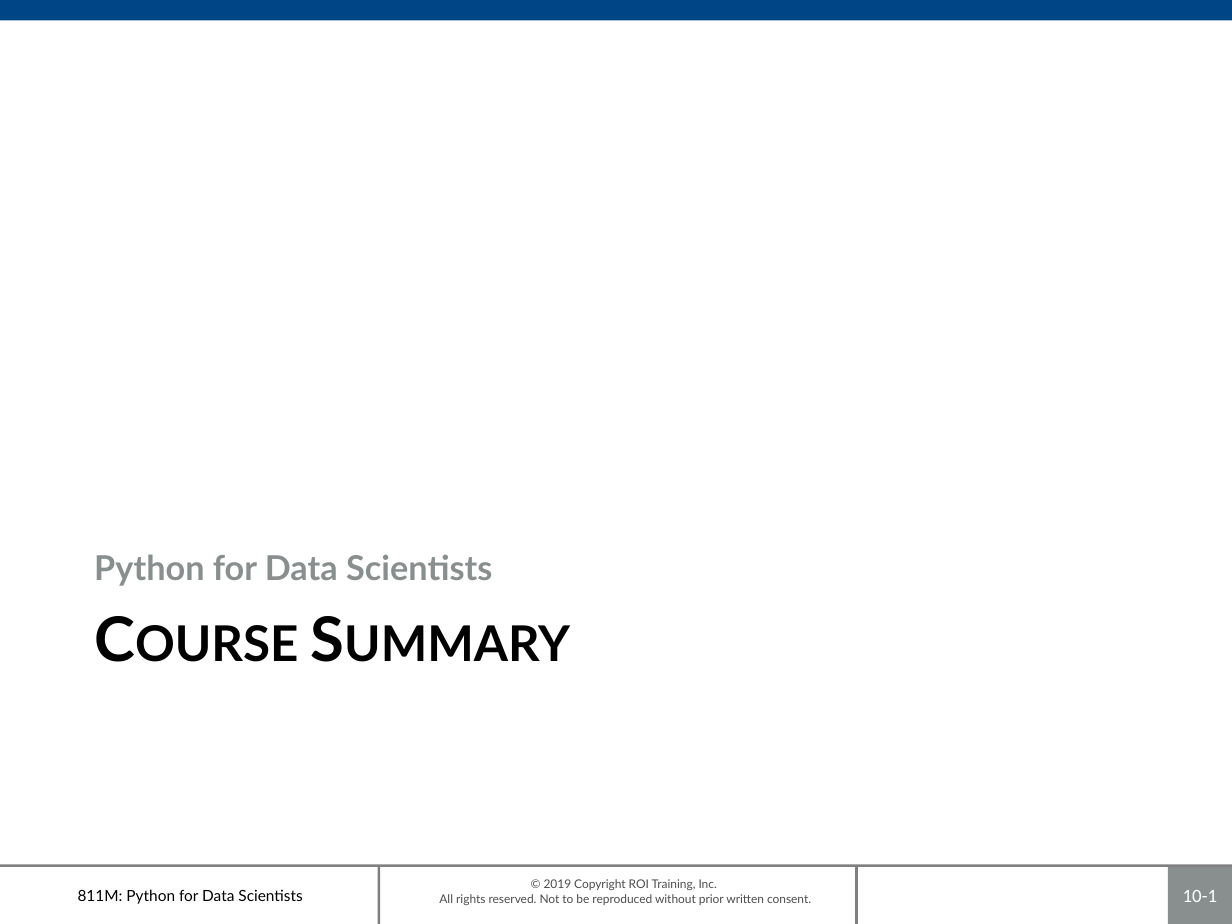
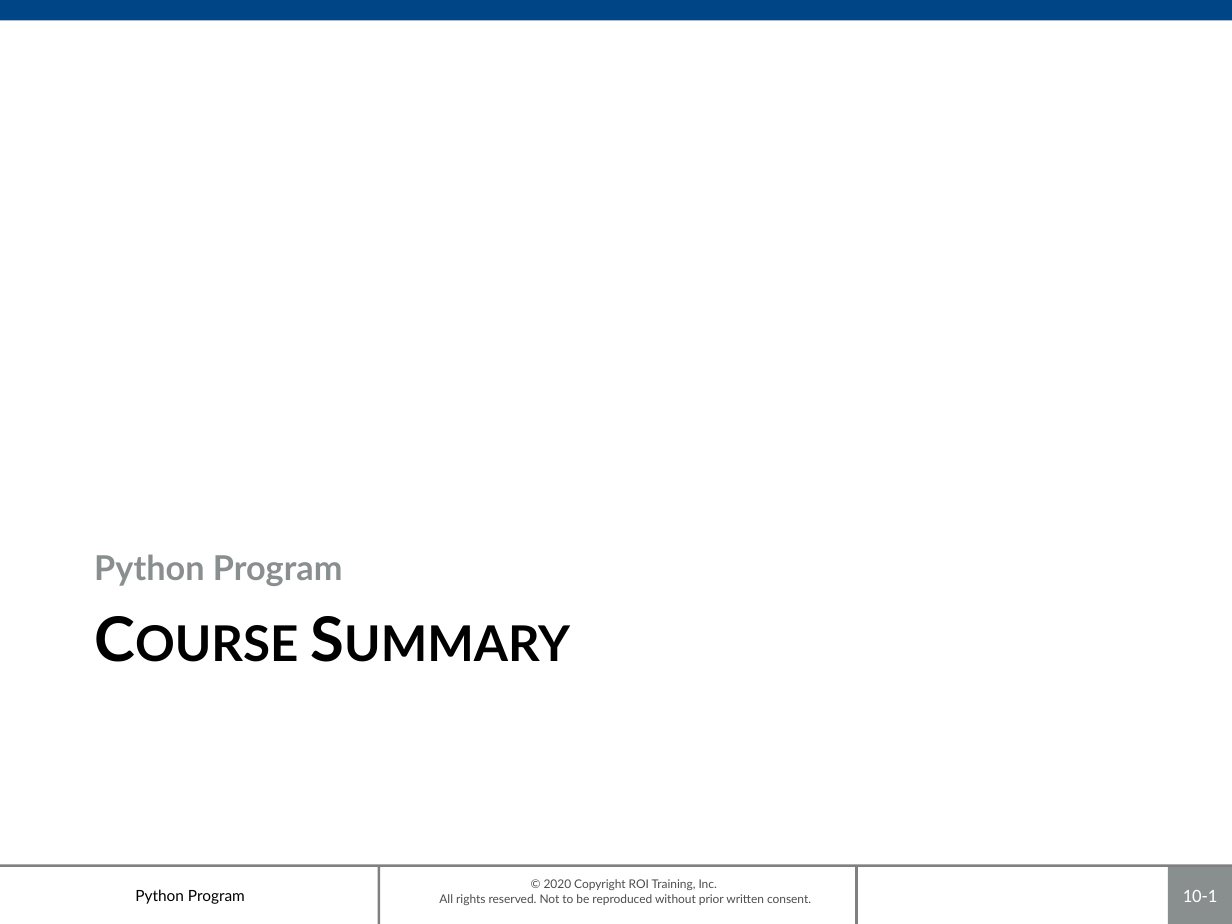
Before and after one commit to roitraining/PythonProgram, a slide deck: slide 1 of Day8-Regression-Graph/Ch10-Summary.pptx. Drawn at 1232x924 pixels with LibreOffice and Linux fonts; fonts in the diff are those of the drawing; background and template pictures are left out. Boxes give left, top, right and bottom in pixels: in the first picture for what was removed or moved away, otherwise in the second. Text is boxed around its words. In the diff, an @@ line names an element or a change of style, - is before the commit and + after.

```diff
--- a/Day8-Regression-Graph/Ch10-Summary.pptx
+++ b/Day8-Regression-Graph/Ch10-Summary.pptx
@@ text at (94,554,343,586): text changed @@
-Python for Data Scientists
+Python Program
@@ text at (135,889,245,904): text changed @@
-811M: Python for Data Scientists
+Python Program
@@ text at (439,879,811,905): text changed @@
-© 2019 Copyright ROI Training, Inc.
-All rights reserved. Not to be reproduced without prior written consent.
+© 2020 Copyright ROI Training, Inc.
+All rights reserved. Not to be reproduced without prior written consent.
```
Also in this commit, not shown: 3 other slides changed, 5 other files.
